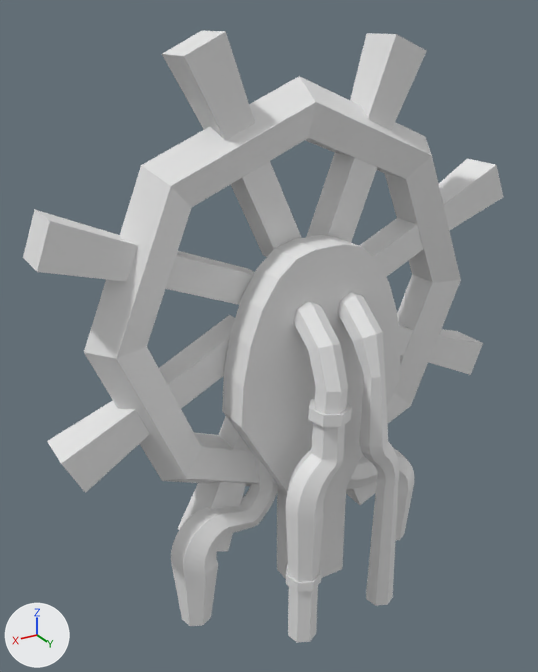
An edit to the FBX model Assets/Project/Models/Environment/Wheel.fbx, drawn before and after from the same camera.
Camera for both pictures: a camera (50 mm lens) standing at (0.971, 1.467, 1.579) and looking at (0.021, -0.117, 0.788). The lights are fixed; the arrows at lower left show +X, +Y and +Z. Vertices at the same position are counted once.

Objects in the first picture: 'Pipes1'.
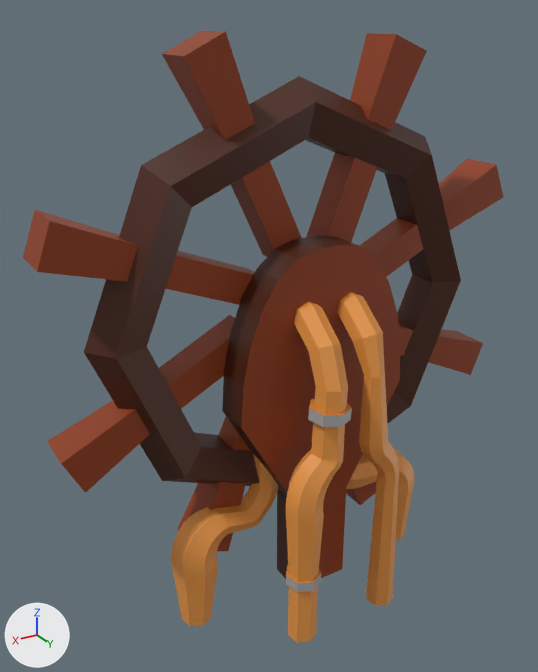
Patch to the scene script:
```diff
--- a/Assets/Project/Models/Environment/Wheel.fbx.py
+++ b/Assets/Project/Models/Environment/Wheel.fbx.py
@@ mat_wood2 @@
+mat_wood2 = principled_material('Wood2')
+mat_wood2.base_color = (0.0645, 0.0113, 0.0011)  # brown #481c04
@@ mat_rust2 @@
+mat_rust2 = principled_material('Rust2')
+mat_rust2.base_color = (0.383, 0.383, 0.383)  # grey #a6a6a6
@@ mat_rust1 @@
+mat_rust1 = principled_material('Rust1')
+mat_rust1.base_color = (0.801, 0.308, 0.0588)  # orange #e79745
@@ mat_wood1 @@
+mat_wood1 = principled_material('Wood1')
+mat_wood1.base_color = (0.271, 0.0398, 0.0035)  # brown #8e380b
@@ me_cylinder @@
 me_cylinder.from_pydata(...)  # 1453 vertices, 1288 faces; spans x -0.8..0.61, y -0.23..0.17, z -0.05..1.55
 # used by ob_pipes1; location = (0.0, 0.0, 0.0)
+# me_cylinder part 1: 1133 of the faces centred in x -0.51..0.33, y -0.17..0.15, z -0.05..0.92 switch from no material to mat_rust1 (orange #e79745)
+# me_cylinder part 2: 63 of the faces centred in x -0.76..0.24, y -0.21..0.0, z 0.15..1.52 switch from no material to mat_wood1 (brown #8e380b)
+# me_cylinder part 3: 5 of the faces centred in x -0.77..-0.64, y -0.21..-0.1, z 1.03..1.12 switch from no material to mat_wood1 (brown #8e380b)
+# me_cylinder part 4: 5 of the faces centred in x 0.13..0.22, y -0.21..-0.1, z 0.17..0.3 switch from no material to mat_wood1 (brown #8e380b)
+# me_cylinder part 5: 5 of the faces centred in x 0.46..0.59, y -0.21..-0.1, z 0.54..0.64 switch from no material to mat_wood1 (brown #8e380b)
+# me_cylinder part 6: 5 of the faces centred in x 0.46..0.59, y -0.21..-0.1, z 1.04..1.13 switch from no material to mat_wood1 (brown #8e380b)
+# me_cylinder part 7: 43 of the faces centred in x -0.58..0.4, y -0.22..-0.05, z 0.64..1.33 switch from no material to mat_wood2 (brown #481c04)
+# me_cylinder part 8: 15 of the faces centred in x -0.29..0.12, y -0.22..-0.05, z 0.0..0.46 switch from no material to mat_wood2 (brown #481c04)
+# me_cylinder part 9: all 7 faces centred in x -0.07..0.03, y 0.06..0.16, z 0.65..0.66 switch from no material to mat_rust2 (grey #a6a6a6)
+# me_cylinder part 10: all 7 faces centred in x 0.01..0.09, y 0.07..0.15, z 0.16 switch from no material to mat_rust2 (grey #a6a6a6)
```

Boxes [x1, y1, x2, y2] around the edits, measured in the pictures (538 x 672 px):
part 1 of me_cylinder, recoloured (grey to orange): [171, 292, 415, 643] in both
part 2 of me_cylinder, recoloured (grey to brown): [159, 31, 483, 578] in both
part 3 of me_cylinder, recoloured (grey to brown): [439, 159, 504, 231] in both
part 4 of me_cylinder, recoloured (grey to brown): [177, 482, 246, 551] in both
part 5 of me_cylinder, recoloured (white to brown): [47, 401, 150, 493] in both
part 6 of me_cylinder, recoloured (grey to brown): [23, 209, 138, 282] in both
part 7 of me_cylinder, recoloured (grey to brown): [84, 76, 461, 481] in both
part 8 of me_cylinder, recoloured (grey to brown): [166, 393, 410, 579] in both
part 9 of me_cylinder, recoloured: [308, 408, 352, 427] in both
part 10 of me_cylinder, recoloured: [286, 574, 321, 592] in both
